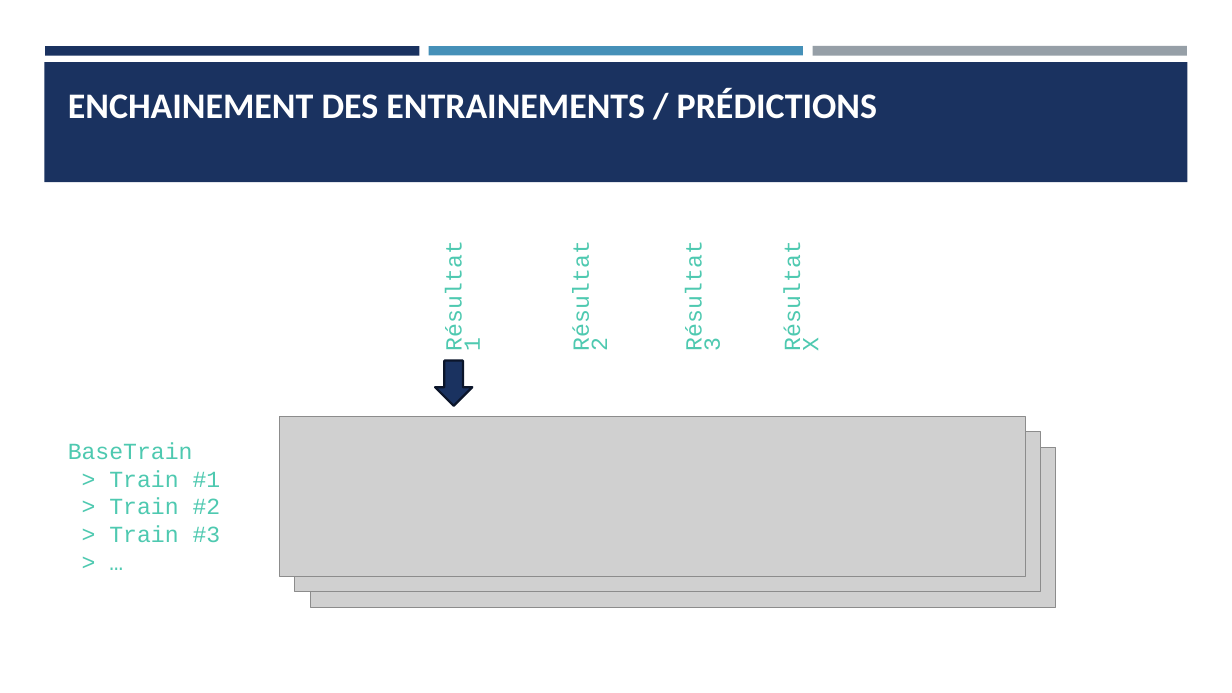
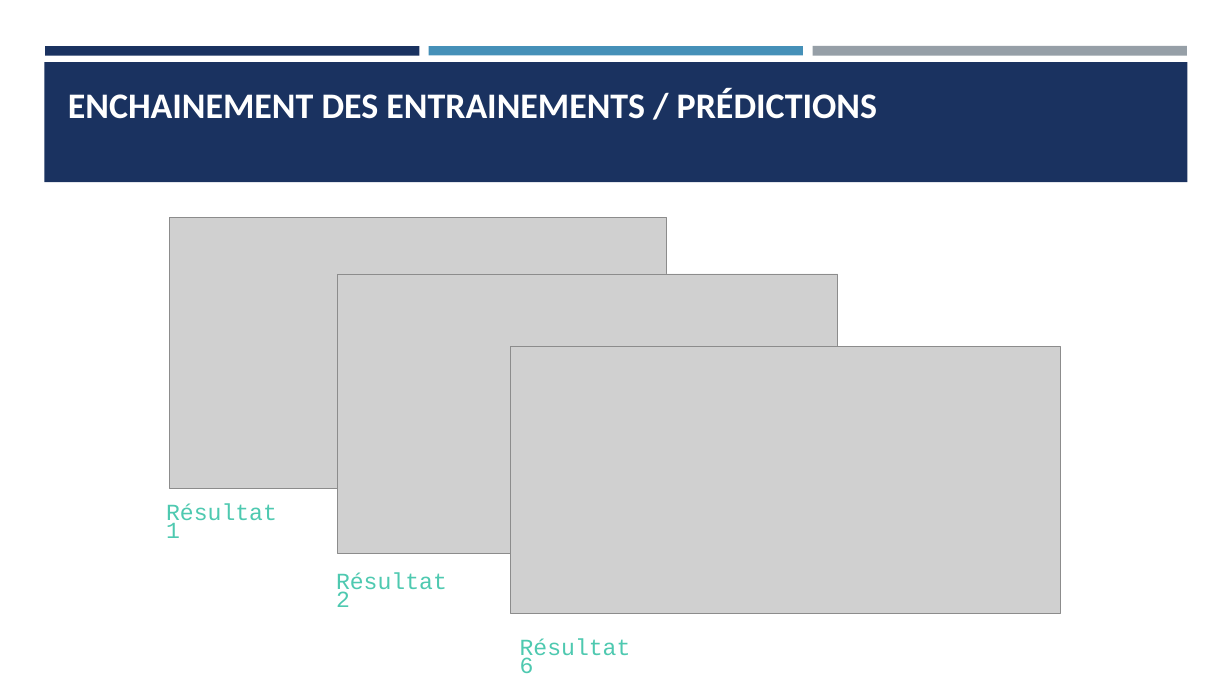
Before and after one commit to Ace4teaM/OCR-NovaTech, a slide deck: slide 25 of Presentation.pptx (slide 33 before the commit). Drawn at 1232x693 pixels with LibreOffice and Linux fonts; fonts in the diff are those of the drawing; grey boxes stand for pictures. Boxes give left, top, right and bottom in pixels: in the first picture for what was removed or moved away, otherwise in the second. Text is boxed around its words. In the diff, an @@ line names an element or a change of style, - is before the commit and + after.

```diff
--- a/Presentation.pptx
+++ b/Presentation.pptx
@@ picture added at (169, 217, 667, 489) @@
@@ text removed at (781, 255, 825, 350) @@
-Résultat X
@@ picture added at (337, 274, 838, 554) @@
@@ picture added at (510, 347, 1060, 614) @@
@@ down arrow removed at (435, 360, 472, 406) @@
@@ picture removed at (279, 417, 1025, 577) @@
@@ text removed at (68, 442, 221, 542) @@
-BaseTrain
-> Train #1
-> Train #2
-> Train #3
-> …
@@ picture removed at (295, 432, 1041, 592) @@
@@ picture removed at (311, 447, 1056, 607) @@
@@ text "Résultat 1": place and size @@
-text "Résultat 1" at (442, 255, 487, 350)
+text "Résultat 1" at (166, 503, 277, 538)
@@ text "Résultat 2": place and size @@
-text "Résultat 2" at (570, 255, 614, 350)
+text "Résultat 2" at (336, 572, 447, 607)
@@ rotation 270 to 0 degrees in 3 elements at (336, 572, 447, 607), (166, 503, 277, 538), (520, 638, 631, 673) @@
@@ text at (520, 638, 631, 673): text changed @@
-Résultat 3
+Résultat 6
```
Also in this commit, not shown: 13 other slides changed, 11 slides added, 16 slides removed, 15 other files.
